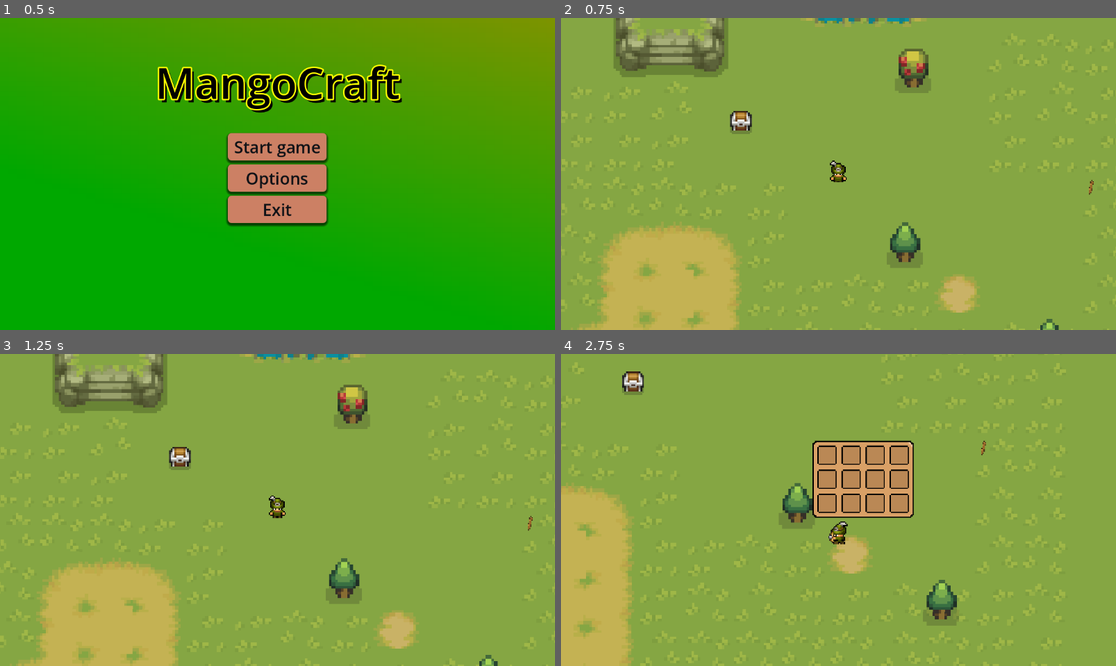
Above: before the commit, frames 1-4 (two rows, left to right).
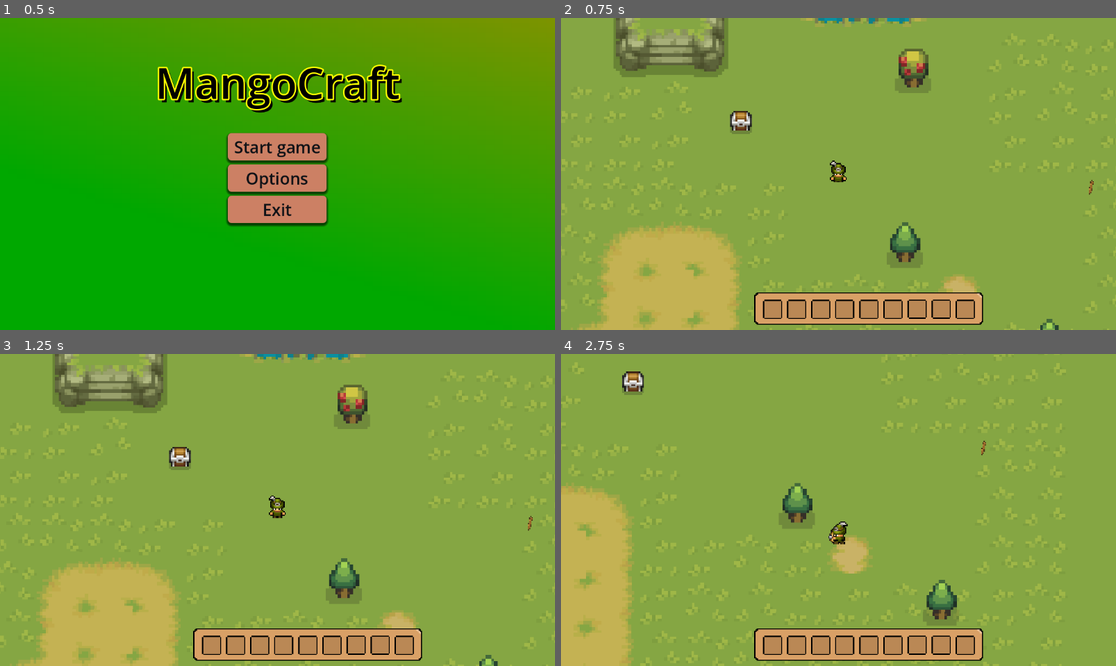
Above: after the commit, the same moments.

Repository: rajeev-k47/RushIn
Game: Godot game, scene res://Menu/main_menu.tscn
The game is run twice, just before and just after one commit, with the same random seed, the same clock (stepped at 60 frames per second) and the same inputs.
Inputs (mouse positions are in pixels of both pictures, inside the frame that each line leads up to):
- Up to frame 1 (0.5 s): no input
- Up to frame 2 (0.75 s): click "Start game" at 0.5 s
- Up to frame 3 (1.25 s): no input
- Up to frame 4 (2.75 s): tap Enter at 1.25 s; move the mouse to (960, 494) at 1.27 s; hold D (right) 1.28-2.03 s; tap B (b) at 1.35 s; tap E (e) at 1.55, 2.1 s; move the mouse to (727, 525) at 2.02 s; hold S (down) from 2.03 s (still down); tap I (i) at 2.3 s

Frame 1 is identical in both runs. In frame 2, 4.2% of the frame differs, in the area x 34-77%, y 87-99%; in frame 3, 4.2%; in frame 4, 8.9%, in the area x 34-77%, y 27-99%.

Commit message:
<Feat,Refac:Refac player inventory, initiated a parent scene with canvas-ui layer>?

Diff:
--- a/Menu/main_menu.gd
+++ b/Menu/main_menu.gd
@@ -8,7 +8,7 @@
 @onready var options_menu_ins = $Options_menu as options_menu
 @onready var margin_container: MarginContainer = $MarginContainer
 
-@onready var start_scence = preload("res://scenes/world.tscn") as PackedScene
+@onready var start_scence = preload("res://present/present_main.tscn") as PackedScene
 
 func _ready() -> void:
 	start_button.button_down.connect(on_start_pressed)
--- a/inventory/inv_ui.gd
+++ b/inventory/inv_ui.gd
@@ -16,10 +16,10 @@
 		slots[i].update(inv.slots[i])
 
 func _process(_delta: float) -> void:
-	if Input.is_action_just_pressed("i"):
-		if is_open:
-			Invclose()
-		else:
+	#if Input.is_action_just_pressed("i"):
+		#if is_open:
+			#Invclose()
+		#else:
 			Invopen()
 
 func Invopen():
--- a/inventory/inv_ui.tscn
+++ b/inventory/inv_ui.tscn
@@ -5,17 +5,26 @@
 [ext_resource type="PackedScene" uid="uid://bj2njn5rsoan7" path="res://inventory/inv_ui_slot.tscn" id="3_gnx17"]
 
 [node name="Inv_UI" type="Control"]
-custom_minimum_size = Vector2(84, 64)
+custom_minimum_size = Vector2(84, 27)
 layout_mode = 3
 anchors_preset = 0
-offset_right = 84.0
-offset_bottom = 64.0
+offset_right = 190.0
+offset_bottom = 27.0
 script = ExtResource("1_6pqjx")
 
 [node name="NinePatchRect" type="NinePatchRect" parent="."]
-layout_mode = 0
-offset_right = 84.0
-offset_bottom = 64.0
+layout_mode = 1
+anchors_preset = 8
+anchor_left = 0.5
+anchor_top = 0.5
+anchor_right = 0.5
+anchor_bottom = 0.5
+offset_left = -95.0
+offset_top = -13.5
+offset_right = 95.0
+offset_bottom = 13.5
+grow_horizontal = 2
+grow_vertical = 2
 texture = ExtResource("2_y3tse")
 patch_margin_left = 6
 patch_margin_top = 6
@@ -23,19 +32,20 @@
 patch_margin_bottom = 6
 
 [node name="GridContainer" type="GridContainer" parent="NinePatchRect"]
+custom_minimum_size = Vector2(0, 16)
 layout_mode = 1
 anchors_preset = 8
 anchor_left = 0.5
 anchor_top = 0.5
 anchor_right = 0.5
 anchor_bottom = 0.5
-offset_left = -38.0
-offset_top = -28.0
-offset_right = 38.0
-offset_bottom = 29.0
+offset_left = -88.0
+offset_top = -8.0
+offset_right = 88.0
+offset_bottom = 8.0
 grow_horizontal = 2
 grow_vertical = 2
-columns = 4
+columns = 9
 
 [node name="inv_ui_slot" parent="NinePatchRect/GridContainer" instance=ExtResource("3_gnx17")]
 layout_mode = 2
@@ -63,12 +73,3 @@
 
 [node name="inv_ui_slot9" parent="NinePatchRect/GridContainer" instance=ExtResource("3_gnx17")]
 layout_mode = 2
-
-[node name="inv_ui_slot10" parent="NinePatchRect/GridContainer" instance=ExtResource("3_gnx17")]
-layout_mode = 2
-
-[node name="inv_ui_slot11" parent="NinePatchRect/GridContainer" instance=ExtResource("3_gnx17")]
-layout_mode = 2
-
-[node name="inv_ui_slot12" parent="NinePatchRect/GridContainer" instance=ExtResource("3_gnx17")]
-layout_mode = 2
--- a/inventory/playerInv.tres
+++ b/inventory/playerInv.tres
@@ -39,18 +39,6 @@
 script = ExtResource("2_seicx")
 amount = 0
 
-[sub_resource type="Resource" id="Resource_wlv5r"]
-script = ExtResource("2_seicx")
-amount = 0
-
-[sub_resource type="Resource" id="Resource_6iya3"]
-script = ExtResource("2_seicx")
-amount = 0
-
-[sub_resource type="Resource" id="Resource_45whb"]
-script = ExtResource("2_seicx")
-amount = 0
-
 [resource]
 script = ExtResource("3_oulb3")
-slots = Array[ExtResource("2_seicx")]([SubResource("Resource …(216 unchanged characters)… e_4cfsu"), SubResource("Resource_0elqj"), SubResource("Resource_wlv5r"), SubResource("Resource_6iya3"), SubResource("Resource_45whb")])
+slots = Array[ExtResource("2_seicx")]([SubResource("Resource …(216 unchanged characters)… e_4cfsu"), SubResource("Resource_0elqj")])
--- /dev/null
+++ b/present/present_main.tscn
@@ -0,0 +1,33 @@
+[gd_scene load_steps=3 format=3 uid="uid://7rki3k6xgo61"]
+
+[ext_resource type="PackedScene" uid="uid://bgrs68y3x3qxy" path="res://scenes/world.tscn" id="1_lrkuo"]
+[ext_resource type="PackedScene" uid="uid://nitvjkm8wyi" path="res://inventory/inv_ui.tscn" id="2_o4u3l"]
+
+[node name="present" type="Control"]
+layout_mode = 3
+anchors_preset = 15
+anchor_right = 1.0
+anchor_bottom = 1.0
+grow_horizontal = 2
+grow_vertical = 2
+
+[node name="world" parent="." instance=ExtResource("1_lrkuo")]
+
+[node name="Inv" type="CanvasLayer" parent="."]
+layer = 0
+offset = Vector2(0, -10)
+transform = Transform2D(1, 0, 0, 1, 0, -10)
+
+[node name="Inv_UI" parent="Inv" instance=ExtResource("2_o4u3l")]
+anchors_preset = 7
+anchor_left = 0.5
+anchor_top = 1.0
+anchor_right = 0.5
+anchor_bottom = 1.0
+offset_left = -42.0
+offset_top = -68.0
+offset_right = 42.0
+offset_bottom = -41.0
+grow_horizontal = 2
+grow_vertical = 0
+scale = Vector2(2.5, 2.5)
--- a/scenes/player.tscn
+++ b/scenes/player.tscn
@@ -1,8 +1,7 @@
-[gd_scene load_steps=38 format=3 uid="uid://x5pc28uj3hj8"]
+[gd_scene load_steps=37 format=3 uid="uid://x5pc28uj3hj8"]
 
 [ext_resource type="Script" path="res://script/player.gd" id="1_ftv6o"]
 [ext_resource type="Texture2D" uid="uid://m4f2sweg1f7h" path="res://art/assets/survivalgame-player-green.png" id="2_kd88m"]
-[ext_resource type="PackedScene" uid="uid://nitvjkm8wyi" path="res://inventory/inv_ui.tscn" id="3_u4t87"]
 
 [sub_resource type="AtlasTexture" id="AtlasTexture_s6lbo"]
 atlas = ExtResource("2_kd88m")
@@ -344,10 +343,4 @@
 limit_smoothed = true
 position_smoothing_enabled = true
 
-[node name="Inv_UI" parent="." instance=ExtResource("3_u4t87")]
-offset_left = -22.0
-offset_top = -79.0
-offset_right = 62.0
-offset_bottom = -15.0
-
 [node name="Marker2D" type="Marker2D" parent="."]
--- a/scenes/world.tscn
+++ b/scenes/world.tscn
@@ -1,10 +1,11 @@
-[gd_scene load_steps=21 format=4 uid="uid://bgrs68y3x3qxy"]
+[gd_scene load_steps=22 format=4 uid="uid://bgrs68y3x3qxy"]
 
 [ext_resource type="PackedScene" uid="uid://x5pc28uj3hj8" path="res://scenes/player.tscn" id="1_yc1gx"]
 [ext_resource type="Texture2D" uid="uid://cjltjuowo64dd" path="res://art/assets/survivalgame-terrian-defult.png" id="2_ru3f7"]
 [ext_resource type="Texture2D" uid="uid://bqyi2re58nq6v" path="res://art/assets/survivalgame-terrian-cliffs.png" id="3_vav4d"]
 [ext_resource type="Texture2D" uid="uid://cbeqeo6a31t7" path="res://art/assets/survivalgame-trees.png" id="4_ct4rs"]
 [ext_resource type="Texture2D" uid="uid://b7o2y74bo2xxo" path="res://art/assets/survivalgame-terrian-water.png" id="5_7ltig"]
+[ext_resource type="Script" path="res://scenes/lower_ground.gd" id="5_ccyhu"]
 [ext_resource type="PackedScene" uid="uid://c1iksueyw2f4d" path="res://scenes/apple_tree.tscn" id="6_h3sni"]
 [ext_resource type="Resource" uid="uid://cnfbt4fbcqdmo" path="res://inventory/playerInv.tres" id="6_veof5"]
 [ext_resource type="PackedScene" uid="uid://dit0wlk6nki43" path="res://inventory/stick_collectable.tscn" id="8_dqhyy"]
@@ -480,6 +481,7 @@
 use_parent_material = true
 tile_map_data = PackedByteArray("AAAAAP//AAAAAAAAAAD/////AAAAAAAAAAD+////AAAAAAAAAAD+/wAAAAACAAIAAAABAP//AAAAAAAAAAABAP …(4928 unchanged characters)…
 tile_set = SubResource("TileSet_a3h3h")
+script = ExtResource("5_ccyhu")
 
 [node name="Ground" type="TileMapLayer" parent="TileMap"]
 z_index = -1
Not shown: 1 places in inventory/playerInv.tres that only renumber resources
